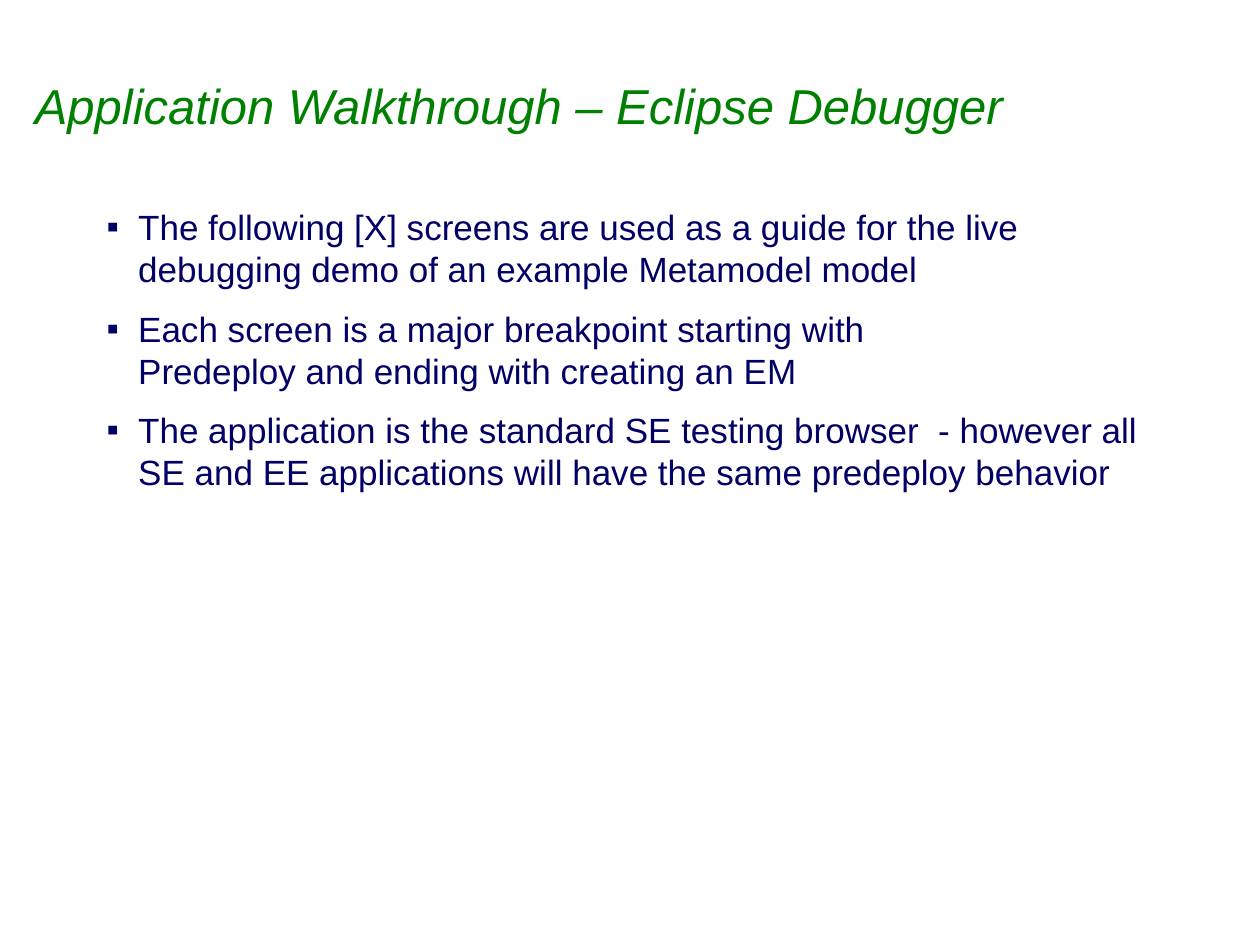
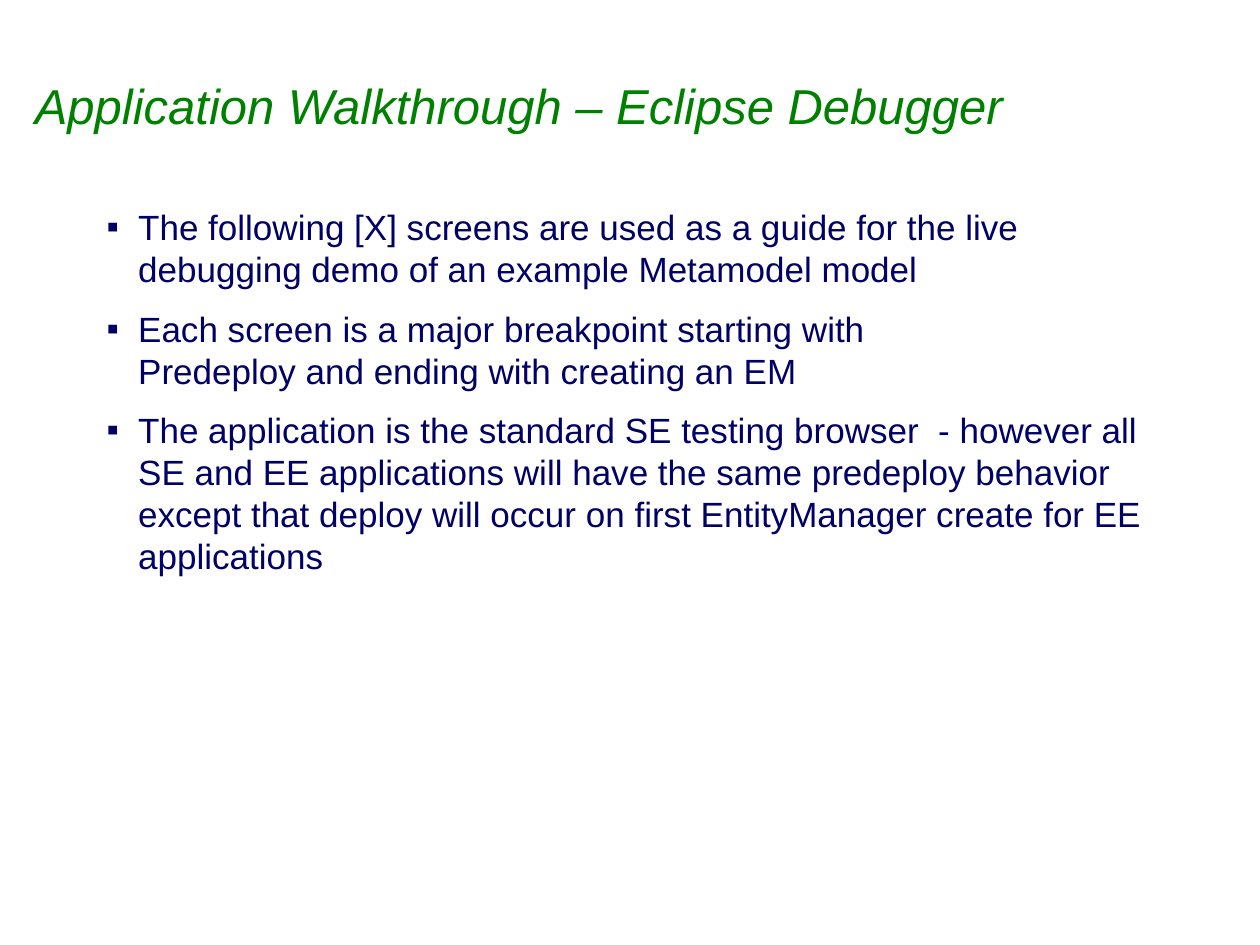
Before and after one commit to sabineheider/incubator, a slide deck: slide 18 of summit-2010/EclipseLink_JPA2_Metamodel.ppt. Drawn at 1260x945 pixels with LibreOffice and Linux fonts; fonts in the diff are those of the drawing; background and template pictures are left out. Boxes give left, top, right and bottom in pixels: in the first picture for what was removed or moved away, otherwise in the second. Text is boxed around its words. In the diff, an @@ line names an element or a change of style, - is before the commit and + after.

Commit message:
312854: EclipseLink Summit 2010 : Metamodel API PPT initial rough draft submission 3 http://wiki.eclipse.org/EclipseLink/Development/Summit/Topics#JPA_2.0

```diff
--- a/summit-2010/EclipseLink_JPA2_Metamodel.ppt
+++ b/summit-2010/EclipseLink_JPA2_Metamodel.ppt
@@ text at (x1=138, y1=417, x2=1141, y2=576): text changed @@
-▪ The application is the standard SE testing browser - however all SE and EE applications will have the same predeploy behavior
+▪ The application is the standard SE testing browser - however all SE and EE applications will have the same predeploy behavior except that deploy will occur on first EntityManager create for EE applications
```
Also in this commit, not shown: 10 other slides changed, 1 slide added, 2 slides removed.
